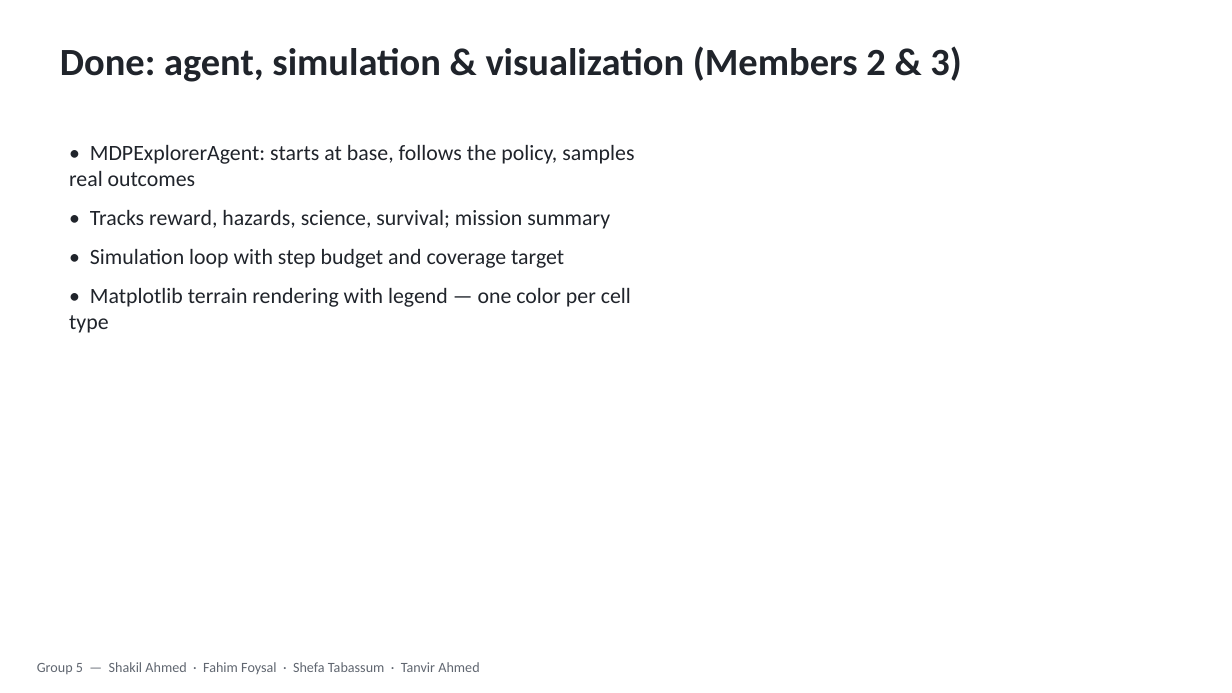
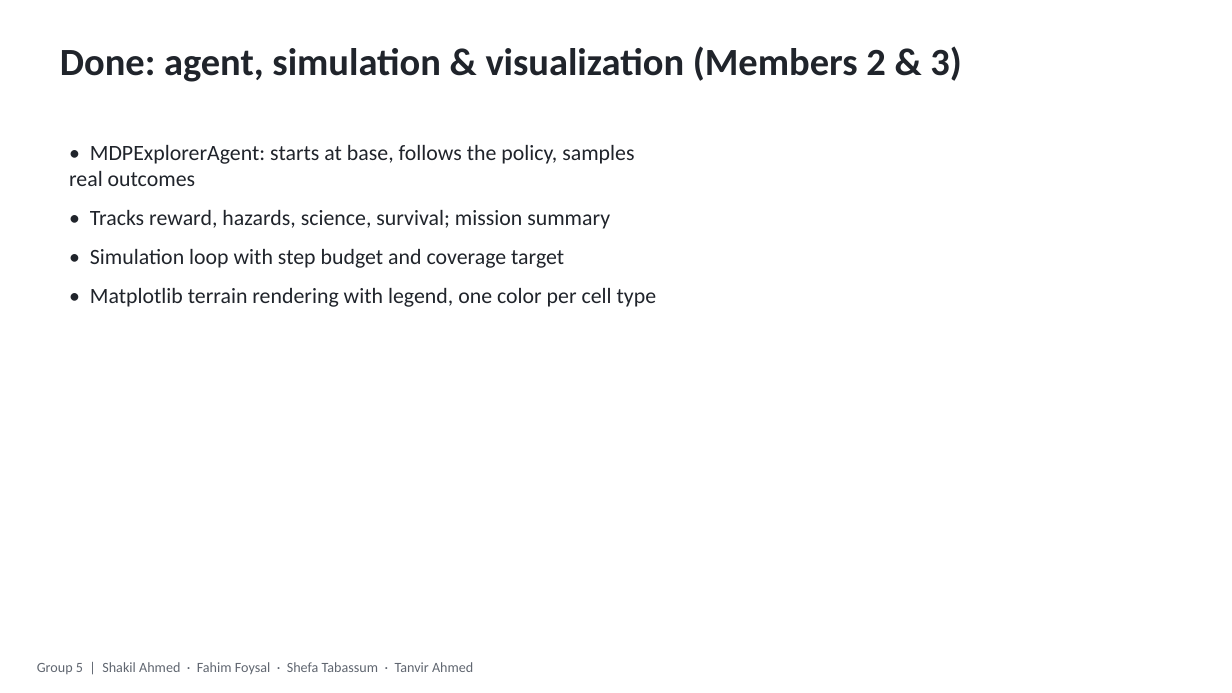
Before and after one commit to MRSHAKILS/Autonomous-Volcanic-Terrain-Exploration-Using-Markov-Decision-Process, a slide deck: slide 4 of others/update_presentation.pptx. Drawn at 1232x693 pixels with LibreOffice and Linux fonts; fonts in the diff are those of the drawing. Boxes give left, top, right and bottom in pixels: in the first picture for what was removed or moved away, otherwise in the second. Text is boxed around its words. In the diff, an @@ line names an element or a change of style, - is before the commit and + after.

```diff
--- a/others/update_presentation.pptx
+++ b/others/update_presentation.pptx
@@ text at (90, 288, 657, 307): text changed @@
-• Matplotlib terrain rendering with legend — one color per cell type
+• Matplotlib terrain rendering with legend, one color per cell type
@@ text at (37, 662, 473, 674): text changed @@
-Group 5 — Shakil Ahmed · Fahim Foysal · Shefa Tabassum · Tanvir Ahmed
+Group 5 | Shakil Ahmed · Fahim Foysal · Shefa Tabassum · Tanvir Ahmed
```
Also in this commit, not shown: 5 other slides changed, 11 other files.
